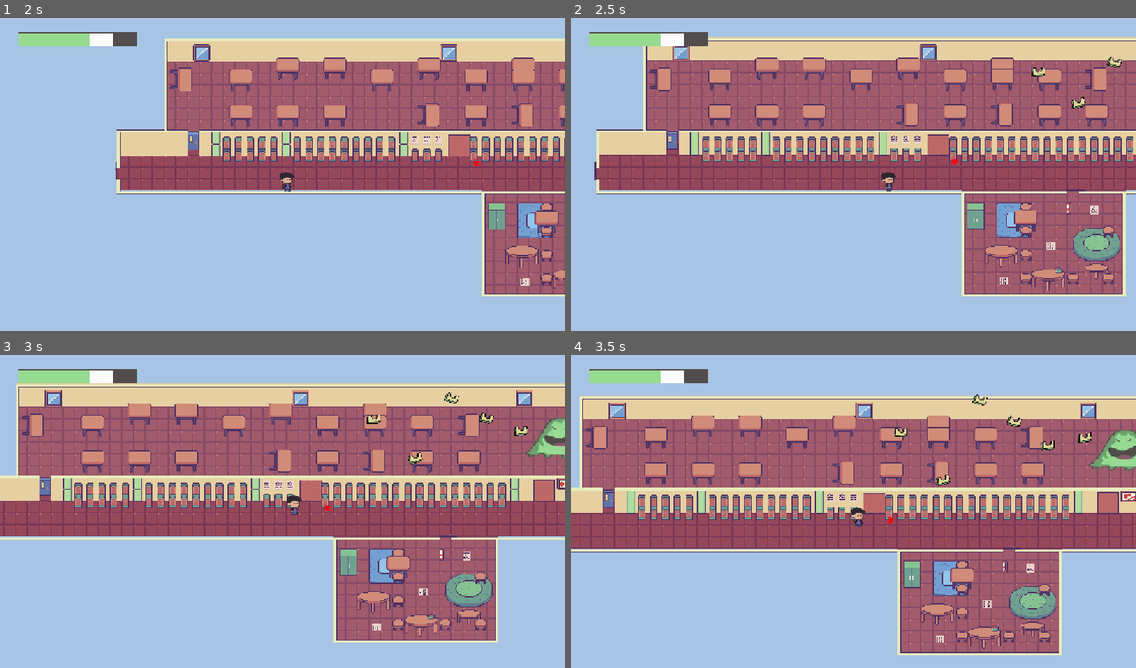
Above: before the commit, frames 1-4 (two rows, left to right).
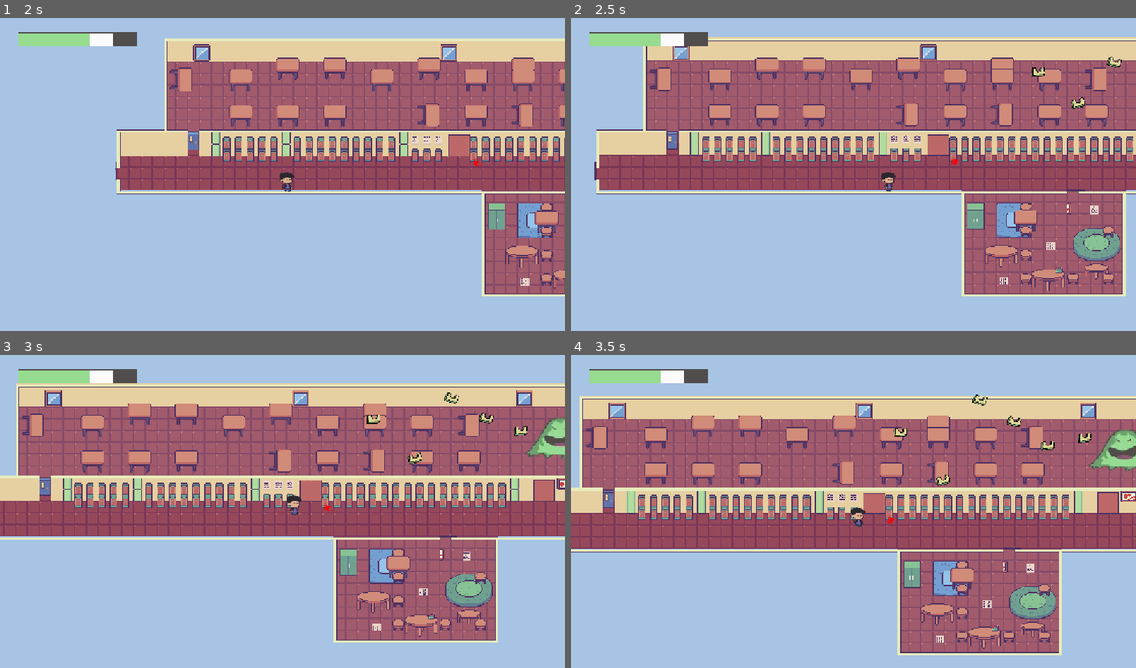
Above: after the commit, the same moments.

Repository: seat-gull/Sunny-Street-Daycare
Game: Godot game, scene res://scenes/game.tscn
The game is run twice, just before and just after one commit, with the same random seed, the same clock (stepped at 60 frames per second) and the same inputs. The engine's default icon, where the game draws it, is replaced by a stand-in: a white triangle on a blue panel in a dark square.
Inputs:
- Up to frame 1 (2 s): tap Enter at 0.5 s; hold D (move_right) 0.53-1.28 s; tap Space (dash) at 0.6 s; hold S (move_down) from 1.28 s (still down); tap E (interact) at 1.35 s
- Up to frame 2 (2.5 s): release S (move_down) at 2.03 s; hold D (move_right) from 2.03 s (still down); tap Space (dash) at 2.1 s
- Up to frame 3 (3 s): release D (move_right) at 2.78 s; hold W (move_up) from 2.78 s (still down); tap E (interact) at 2.85 s
- Up to frame 4 (3.5 s): keep holding W (move_up)

Frame 1 is identical in both runs. In frame 2, less than 0.1% of the frame differs, in the area x 81-98%, y 12-29%; in frame 3, less than 0.1%; in frame 4, less than 0.1%, in the area x 57-93%, y 12-42%.

Commit message:
bullet collision

Diff:
--- a/scenes/bullet.tscn
+++ b/scenes/bullet.tscn
@@ -3,19 +3,22 @@
 [ext_resource type="Script" uid="uid://cpnl7rgco84pi" path="res://scripts/bullet.gd" id="1_v8qja"]
 [ext_resource type="Texture2D" uid="uid://dym07snio46m0" path="res://assets/toy blocks.webp" id="2_t4vbm"]
 
-[sub_resource type="AtlasTexture" id="AtlasTexture_xduwj"]
+[sub_resource type="AtlasTexture" id="AtlasTexture_u5sy4"]
 atlas = ExtResource("2_t4vbm")
-region = Rect2(0, 0, 51.33336, 49)
+region = Rect2(0, 0, 50.667, 49)
 
-[node name="Bullet" type="Node2D" unique_id=602451810]
+[node name="Bullet" type="Area2D" unique_id=1319927573]
 script = ExtResource("1_v8qja")
+speed = 100
 
 [node name="Sprite2D" type="Sprite2D" parent="." unique_id=557075936]
 scale = Vector2(0.4, 0.4)
-texture = SubResource("AtlasTexture_xduwj")
+texture = SubResource("AtlasTexture_u5sy4")
 
 [node name="KillTimer" type="Timer" parent="." unique_id=1340946196]
 wait_time = 10.0
 autostart = true
 
+[node name="CollisionShape2D" type="CollisionShape2D" parent="." unique_id=644045179]
+
 [connection signal="timeout" from="KillTimer" to="." method="_on_kill_timer_timeout"]
--- a/scripts/bullet.gd
+++ b/scripts/bullet.gd
@@ -1,18 +1,20 @@
+extends Area2D
 
-extends Node2D
-
-const speed = 100
+@export var speed: float = 100.0
+@export var damage: int = 10
 
 @onready var sprite: Sprite2D = $Sprite2D
-
 
 func set_bullet_texture(new_texture: Texture2D) -> void:
 	sprite.texture = new_texture
 
+func _ready() -> void:
+	body_entered.connect(_on_body_entered)
 
 func _process(delta: float) -> void:
-	position += transform.x * speed * delta
+	global_position += transform.x * speed * delta
 
-
-func _on_kill_timer_timeout() -> void:
-	queue_free()
+func _on_body_entered(body: Node2D) -> void:
+	if body.is_in_group("player"):
+		body.take_damage(damage)
+		queue_free()
--- a/scripts/playermovement.gd
+++ b/scripts/playermovement.gd
@@ -40,3 +40,15 @@
 			$sprite.animation = "idle"
 
 	move_and_slide()
+
+
+func take_damage(amount: int) -> void:
+	health -= amount
+	print("Player health: ", health)
+
+	if health <= 0:
+		die()
+
+func die() -> void:
+	print("Player defeated!")
+	queue_free()
